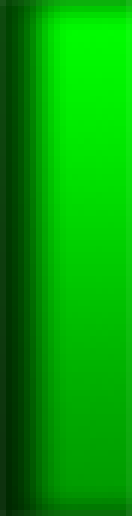
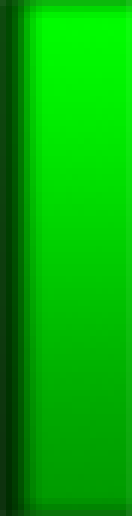
Layered file, before and after one edit (132×516). Changes by layer:
pixels changed over [6, 0, 132, 516] (layer not identified)
